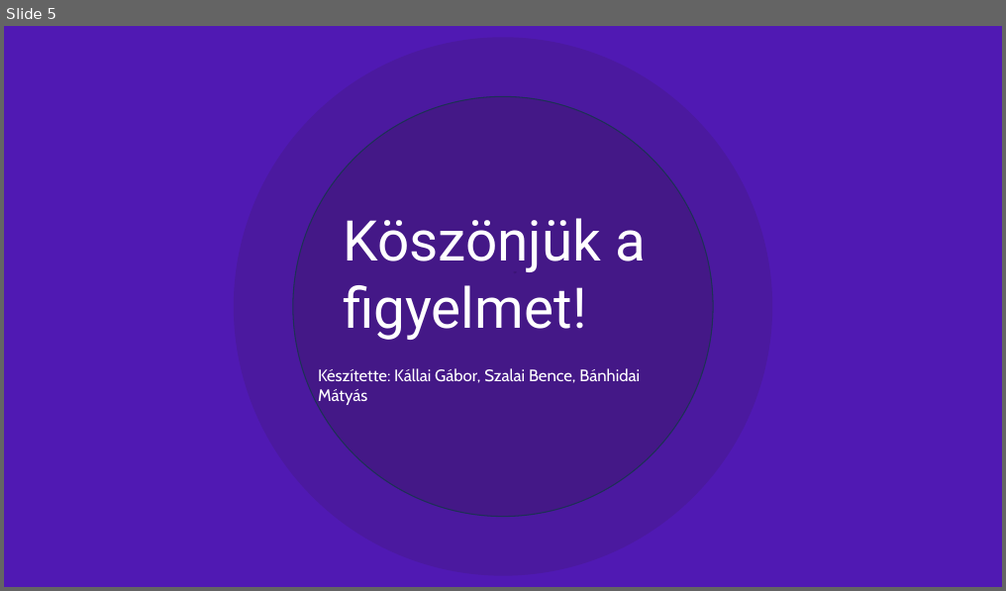
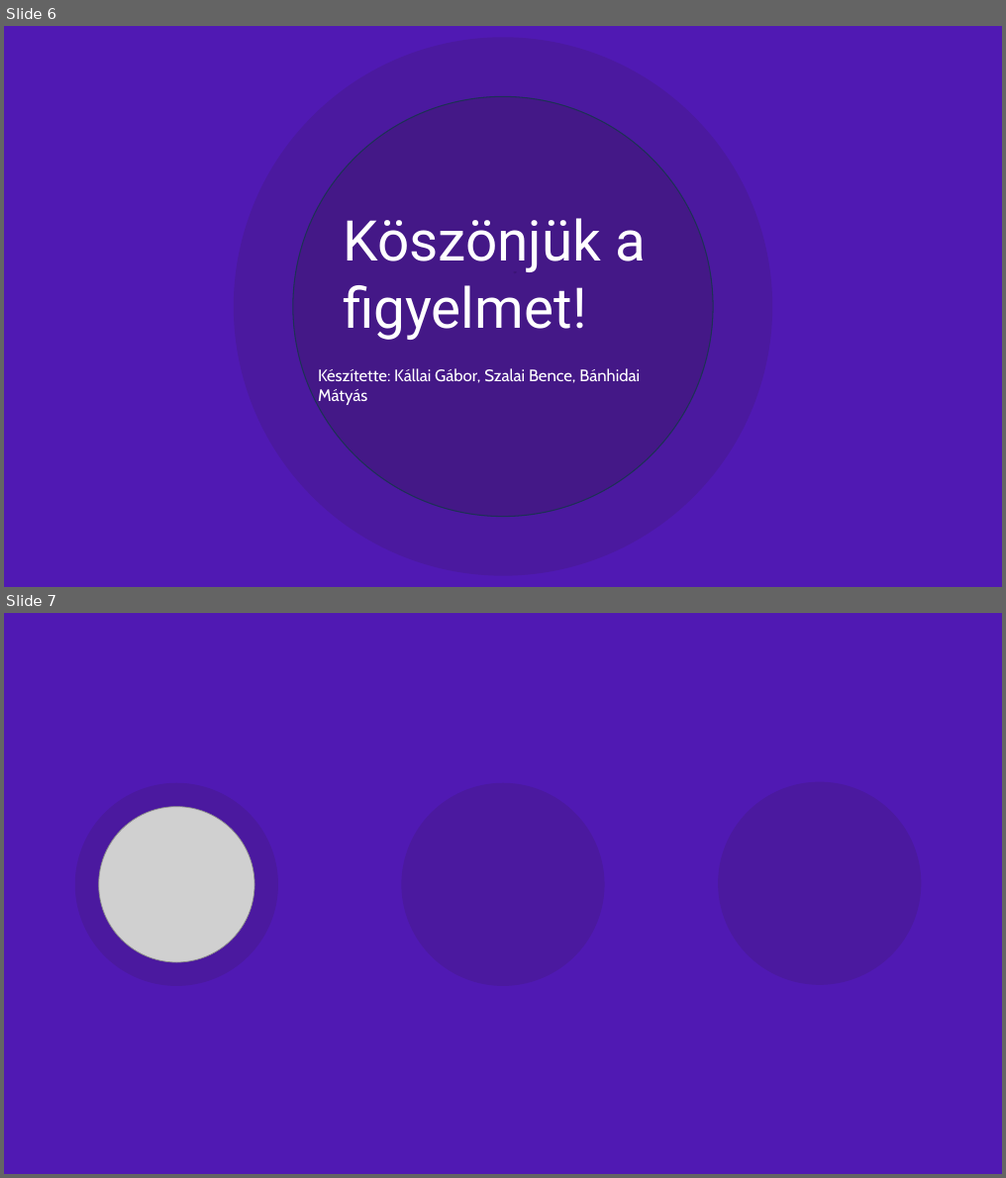
Before and after one commit to Benceszalaiii/HTML-PPT-Project, a slide deck: Prezentáció.pptx. Shown one above the other, each under a label of ours: slide 5 before the commit, slides 6 and 7 after it. The pictures are 1006x591 and 1006x1178 pixels, drawn with LibreOffice and Linux fonts; fonts in the diff are those of the drawing; grey boxes stand for pictures; background and template pictures are left out. Boxes give left, top, right and bottom in pixels: in the first picture for what was removed or moved away, otherwise in the second. Text is boxed around its words. In the diff, an @@ line names an element or a change of style, - is before the commit and + after.

```diff
--- a/Prezentáció.pptx
+++ b/Prezentáció.pptx
@@ slide 7 added at [4,613,1002,1174], background #5019B3 @@
@@ ellipse added at [43,753,310,1020], fill #5019B3 @@
@@ ellipse added at [686,751,953,1018], fill #5019B3 @@
@@ ellipse added at [75,783,278,986], fill #4B199F @@
@@ ellipse added at [402,783,604,986], fill #4B199F @@
@@ ellipse added at [718,782,921,985], fill #4B199F @@
@@ picture added at [99,807,254,962] @@
@@ what was slide 5 is now slide 6 @@
```
Also in this commit, not shown: 2 other slides added, 1 slide removed.
